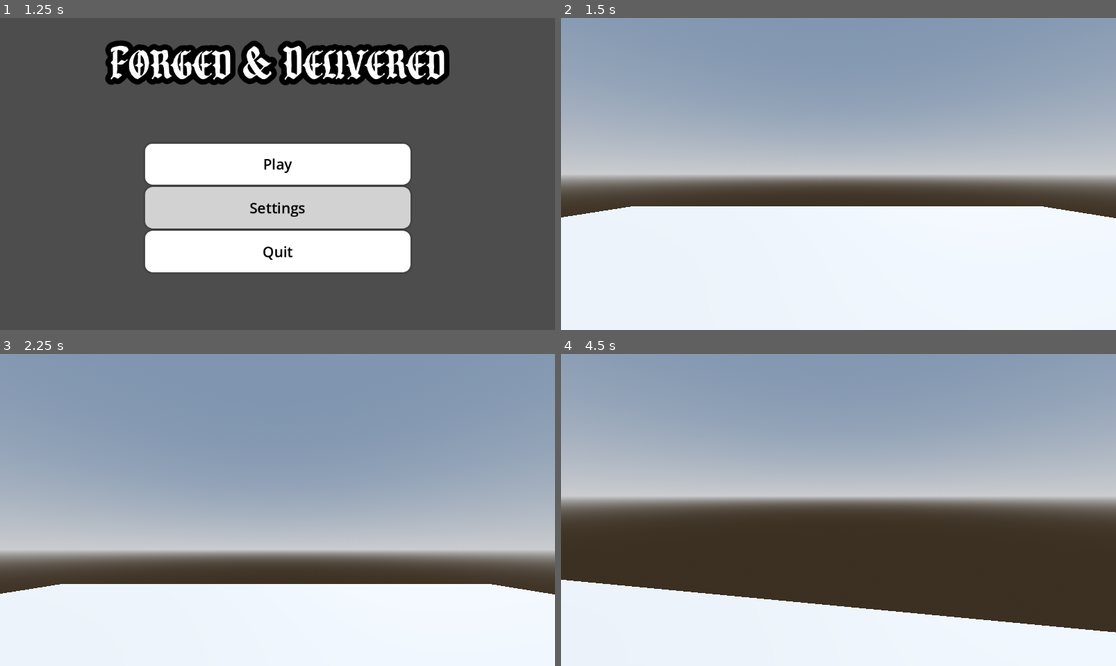
Above: before the commit, frames 1-4 (two rows, left to right).
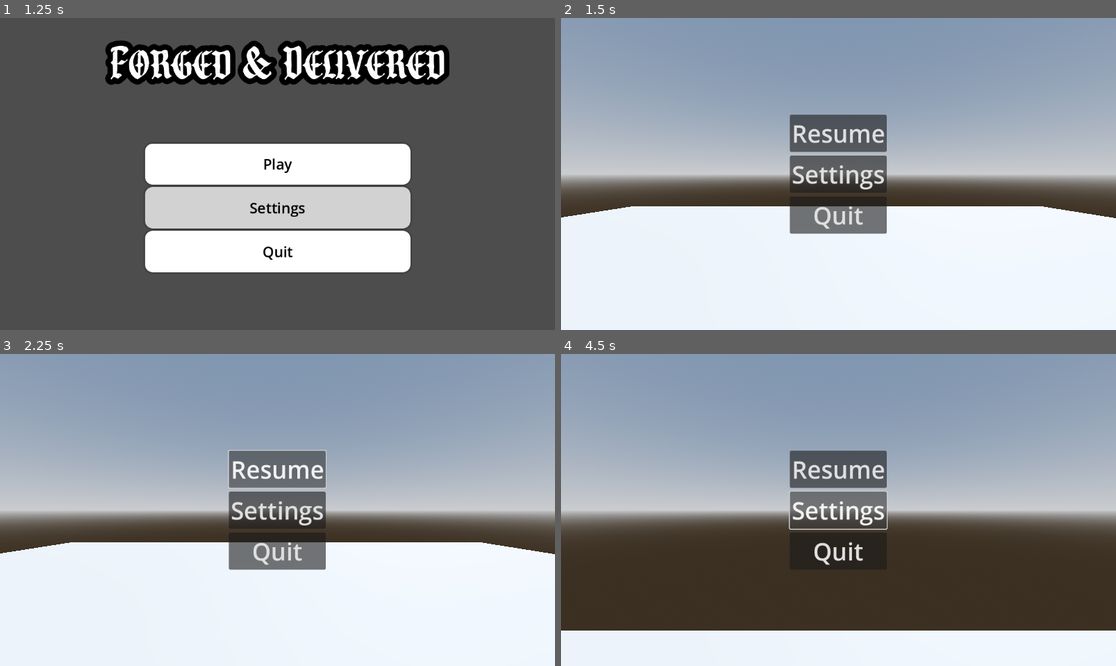
Above: after the commit, the same moments.

Repository: FishyMan1/ForgedAndDelivered
Game: Godot game, scene res://Title.tscn
The game is run twice, just before and just after one commit, with the same random seed, the same clock (stepped at 60 frames per second) and the same inputs.
Inputs (mouse positions are in pixels of both pictures, inside the frame that each line leads up to):
- Up to frame 1 (1.25 s): click "Settings" at 0.5 s
- Up to frame 2 (1.5 s): click "Play" at 1.25 s
- Up to frame 3 (2.25 s): click (277, 469) at 2 s, where only the run after the commit has a clickable "Resume"
- Up to frame 4 (4.5 s): click (838, 510) at 2.75 s, where only the run after the commit has a clickable "Settings"; move the mouse to (866, 510) at 3.52 s; hold Shift (sprint) 3.53-4.28 s; hold W (up) from 3.53 s (still down); move the mouse to (810, 510) at 4.27 s; tap Shift (sprint) at 4.35 s

Frame 1 is identical in both runs. In frame 2, 5.6% of the frame differs, in the area x 41-59%, y 30-70%; in frame 3, 33%, in the area x 0-100%, y 30-78%; in frame 4, 19%.

Commit message:
Pause menu

Diff:
--- /dev/null
+++ b/game.gd
@@ -0,0 +1,19 @@
+extends Node3D
+
+@onready var pause_menu = $"Player/Head/Camera3D/Pause menu"
+var paused = false
+
+# Called every frame. 'delta' is the elapsed time since the previous frame.
+func _process(delta):
+	if Input.is_action_just_pressed("pause"):
+		pauseMenu()
+
+func pauseMenu():
+	if paused:
+		pause_menu.hide()
+		Engine.time_scale = 1
+	else:
+		pause_menu.show()
+		Engine.time_scale = 0
+
+	paused = !paused
--- a/game.tscn
+++ b/game.tscn
@@ -1,6 +1,8 @@
-[gd_scene load_steps=7 format=3 uid="uid://bpbvpcp38u8jl"]
+[gd_scene load_steps=9 format=3 uid="uid://bpbvpcp38u8jl"]
 
 [ext_resource type="Script" uid="uid://dnpypwwlbhu5g" path="res://player.gd" id="1_80nbo"]
+[ext_resource type="Script" uid="uid://sder8ybq2pjd" path="res://game.gd" id="1_feb5d"]
+[ext_resource type="PackedScene" uid="uid://br1kv4btqyc3j" path="res://pause_menu.tscn" id="3_fc0e3"]
 
 [sub_resource type="ProceduralSkyMaterial" id="ProceduralSkyMaterial_e2o6t"]
 sky_horizon_color = Color(0.662243, 0.671743, 0.686743, 1)
@@ -21,6 +23,7 @@
 points = PackedVector3Array(-0.125207, -0.532801, -0.480507, 0.0227831, 0.47607, 0.498884, 0.169713, 0.559144, 0.464172 …(924 unchanged characters)…
 
 [node name="game" type="Node3D"]
+script = ExtResource("1_feb5d")
 
 [node name="DirectionalLight3D" type="DirectionalLight3D" parent="."]
 transform = Transform3D(-0.866023, -0.433016, 0.250001, 0, 0.499998, 0.866027, -0.500003, 0.749999, -0.43301, 0, 0, 0)
@@ -49,3 +52,6 @@
 transform = Transform3D(1, 0, 0, 0, 1, 0, 0, 0, 1, 0, 1.68723, 0)
 
 [node name="Camera3D" type="Camera3D" parent="Player/Head"]
+
+[node name="Pause menu" parent="Player/Head/Camera3D" instance=ExtResource("3_fc0e3")]
+script = null
--- /dev/null
+++ b/pause_menu.gd
@@ -0,0 +1,14 @@
+extends Control
+
+@onready var main = $"../../"
+
+func _on_resume_pressed() -> void:
+	main.pauseMenu()
+
+
+func _on_settings_pressed() -> void:
+	print("Settings pressed.")
+
+
+func _on_quit_pressed() -> void:
+	get_tree().quit()
--- /dev/null
+++ b/pause_menu.tscn
@@ -0,0 +1,42 @@
+[gd_scene load_steps=2 format=3 uid="uid://br1kv4btqyc3j"]
+
+[ext_resource type="Script" uid="uid://2r714xrr8m8k" path="res://pause_menu.gd" id="1_hdmo1"]
+
+[node name="Pause menu" type="Control"]
+layout_mode = 3
+anchors_preset = 15
+anchor_right = 1.0
+anchor_bottom = 1.0
+grow_horizontal = 2
+grow_vertical = 2
+script = ExtResource("1_hdmo1")
+
+[node name="MarginContainer" type="MarginContainer" parent="."]
+layout_mode = 0
+offset_right = 1151.0
+offset_bottom = 650.0
+
+[node name="VBoxContainer" type="VBoxContainer" parent="MarginContainer"]
+layout_mode = 2
+size_flags_horizontal = 4
+size_flags_vertical = 4
+theme_override_constants/separation = 8
+
+[node name="Resume" type="Button" parent="MarginContainer/VBoxContainer"]
+layout_mode = 2
+theme_override_font_sizes/font_size = 50
+text = "Resume"
+
+[node name="Settings" type="Button" parent="MarginContainer/VBoxContainer"]
+layout_mode = 2
+theme_override_font_sizes/font_size = 50
+text = "Settings"
+
+[node name="Quit" type="Button" parent="MarginContainer/VBoxContainer"]
+layout_mode = 2
+theme_override_font_sizes/font_size = 50
+text = "Quit"
+
+[connection signal="pressed" from="MarginContainer/VBoxContainer/Resume" to="." method="_on_resume_pressed"]
+[connection signal="pressed" from="MarginContainer/VBoxContainer/Settings" to="." method="_on_settings_pressed"]
+[connection signal="pressed" from="MarginContainer/VBoxContainer/Quit" to="." method="_on_quit_pressed"]
--- a/project.godot
+++ b/project.godot
@@ -47,3 +47,8 @@
 "events": [Object(InputEventKey,"resource_local_to_scene":false,"resource_name":"","device":-1,"window_id":0,"alt_press …(195 unchanged characters)…
 ]
 }
+pause={
+"deadzone": 0.2,
+"events": [Object(InputEventKey,"resource_local_to_scene":false,"resource_name":"","device":-1,"window_id":0,"alt_pressed":false,"shift_pressed":false,"ctrl_pressed":false,"meta_pressed":false,"pressed":false,"keycode":0,"physical_keycode":4194305,"key_label":0,"unicode":0,"location":0,"echo":false,"script":null)
+]
+}
Not shown, added: game.gd.uid
Not shown, added: pause_menu.gd.uid
